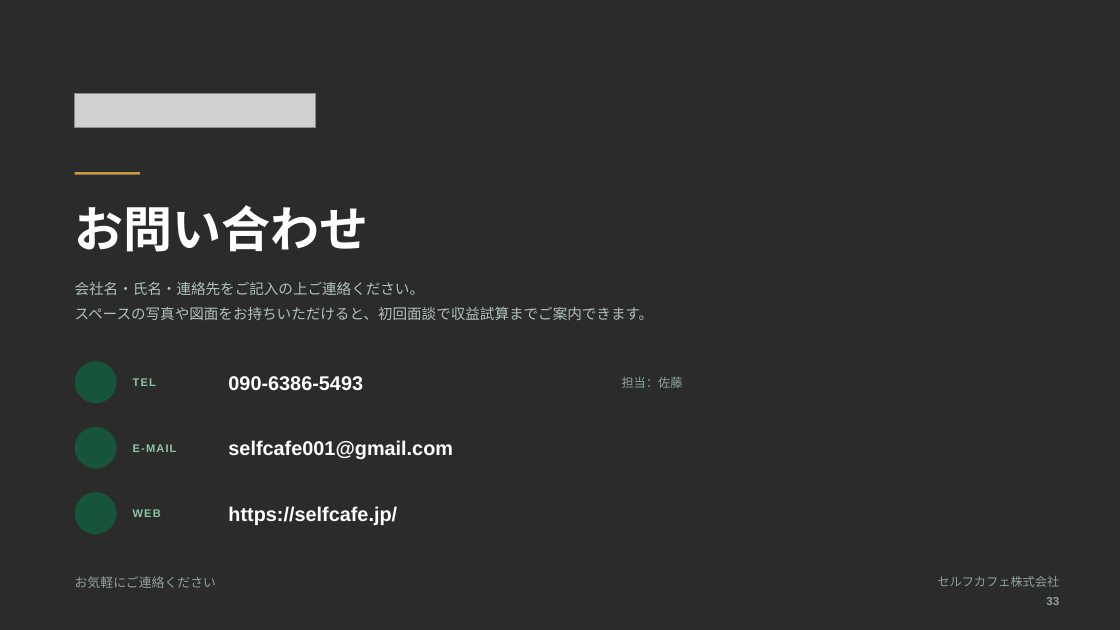
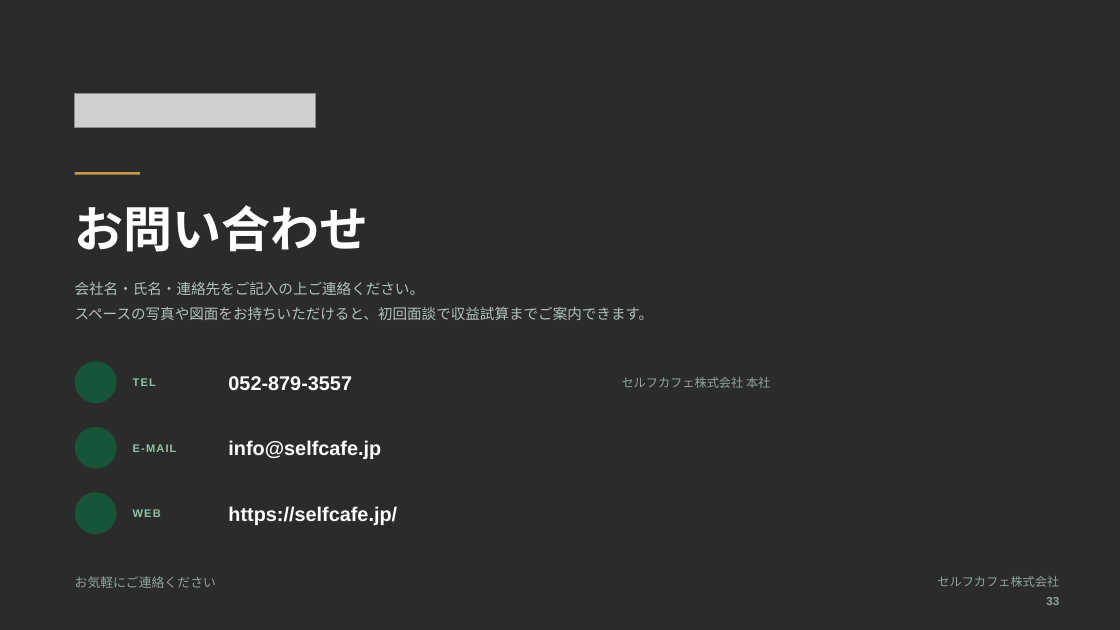
Before and after one commit to a5408071-cmd/suzuki-ceo, a slide deck: slide 33 of selfcafe-partner-deck/selfcafe-partner-deck.pptx. Drawn at 1120x630 pixels with LibreOffice and Linux fonts; fonts in the diff are those of the drawing; grey boxes stand for pictures; background and template pictures are left out; a plain dark background stands for a picture behind light text. Boxes give left, top, right and bottom in pixels: in the first picture for what was removed or moved away, otherwise in the second. Text is boxed around its words. In the diff, an @@ line names an element or a change of style, - is before the commit and + after.

```diff
--- a/selfcafe-partner-deck/selfcafe-partner-deck.pptx
+++ b/selfcafe-partner-deck/selfcafe-partner-deck.pptx
@@ text at [228, 376, 352, 391]: text changed @@
-090-6386-5493
+052-879-3557
@@ text at [622, 377, 770, 388]: text changed @@
-担当：佐藤
+セルフカフェ株式会社 本社
@@ text at [228, 440, 381, 459]: text changed @@
-selfcafe001@gmail.com
+info@selfcafe.jp
```
Also in this commit, not shown: 10 other slides changed, 24 other files.
